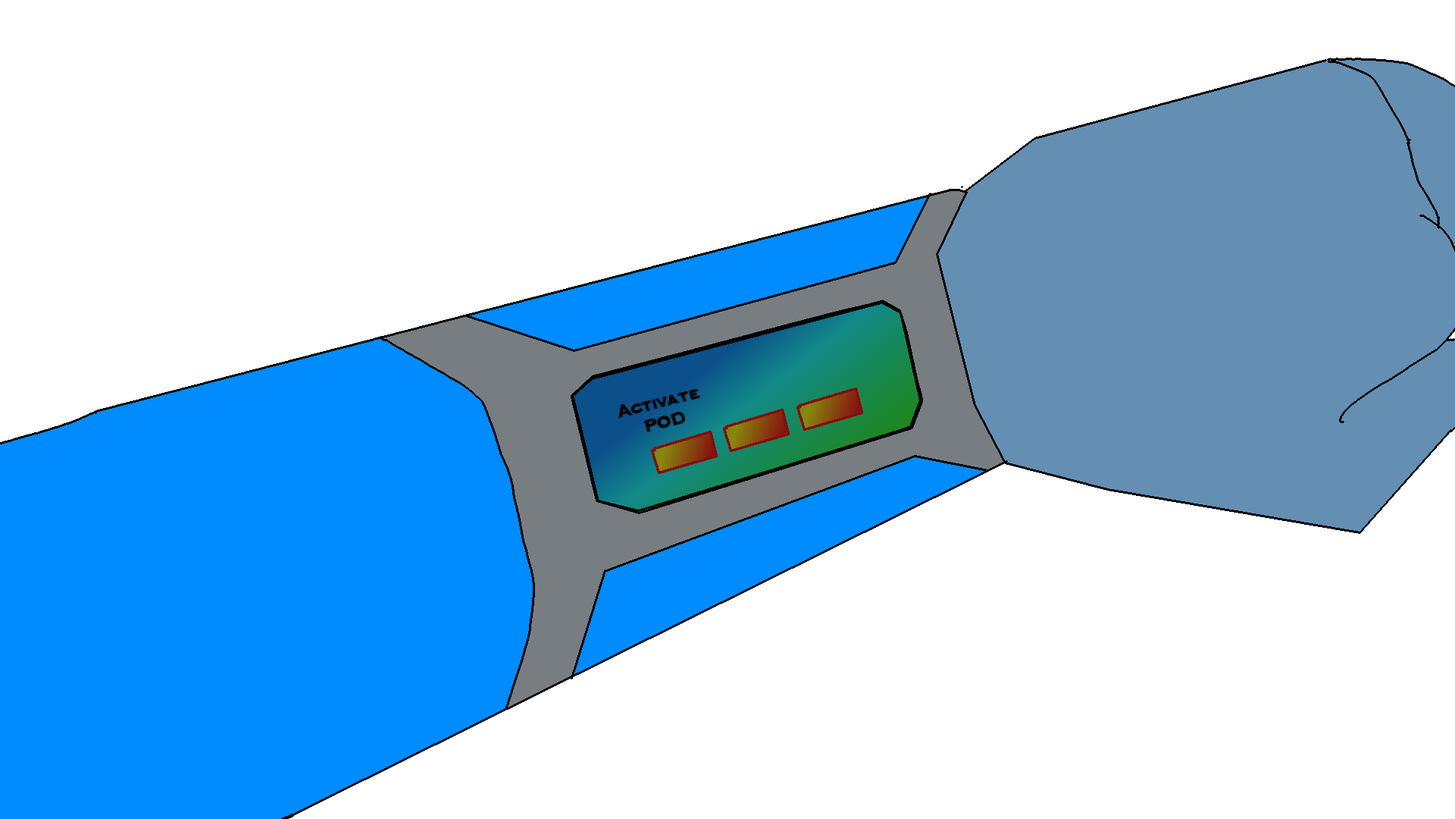
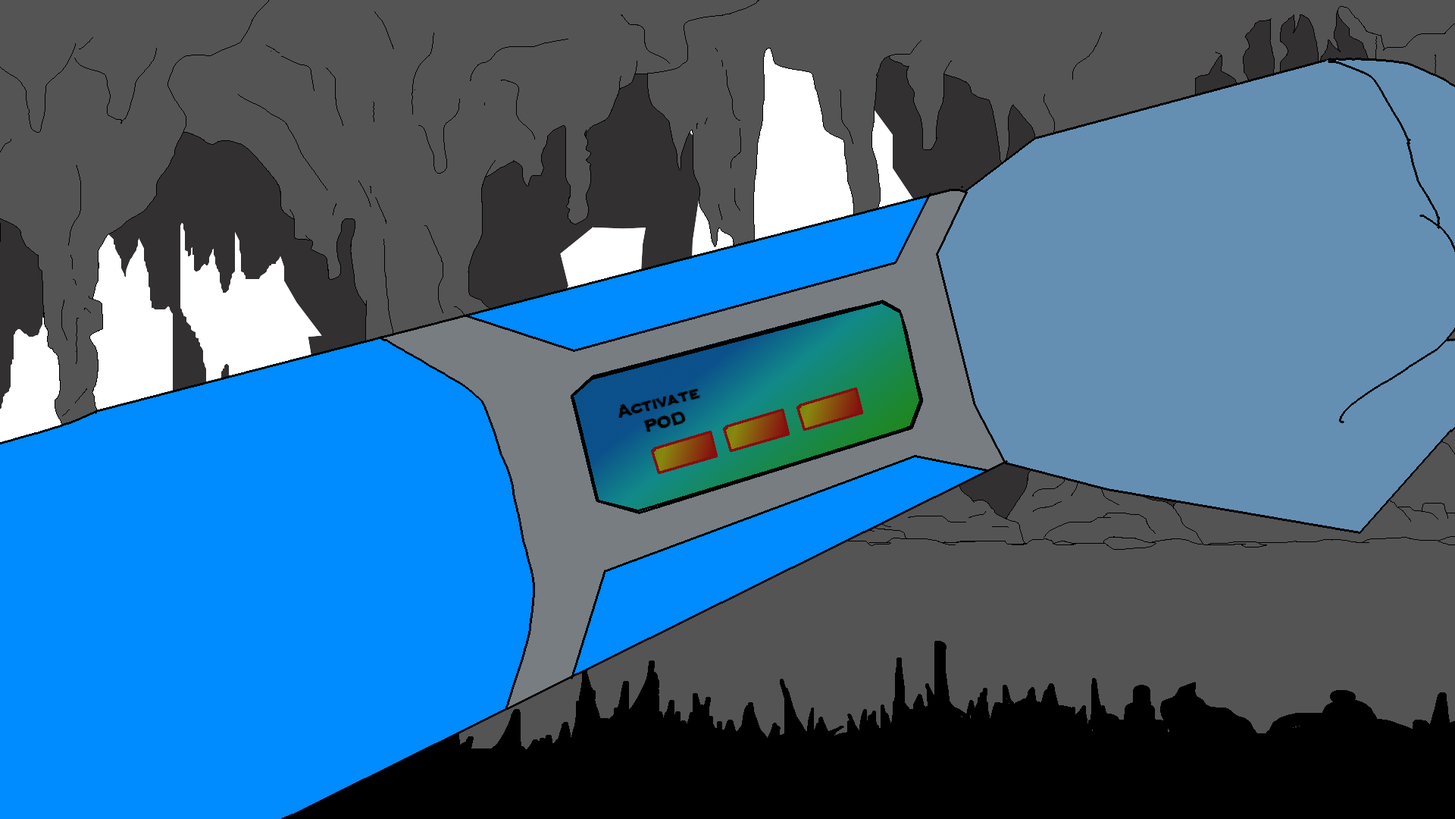
Comparing the layer stacks of the two 1455×819 images. Changes:
added layer "09-CaptainDashEndingScene-bg.png" above "HandActivatePod.jpg copy" over [0, 0, 1455, 819]
